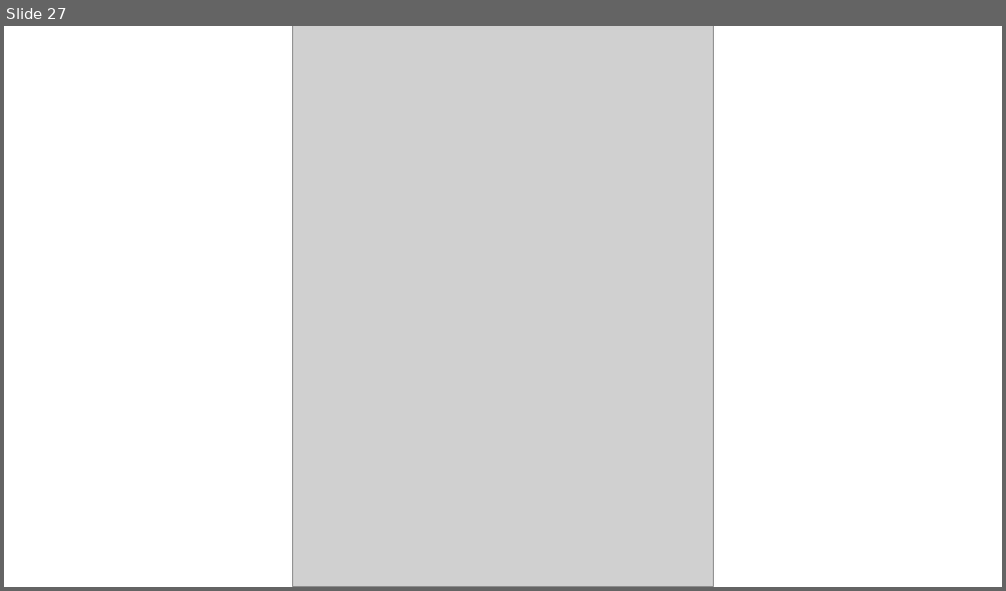
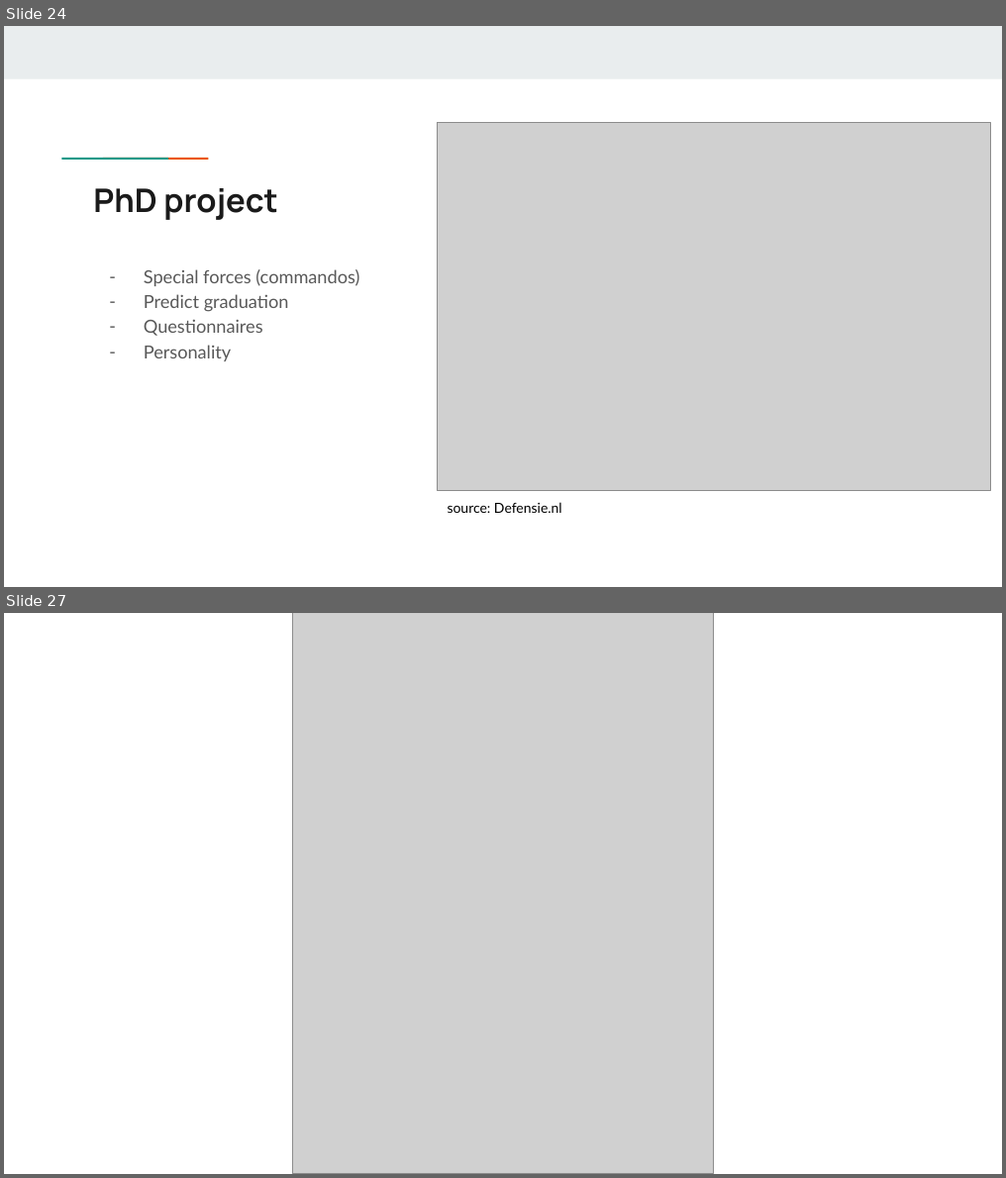
Before and after one commit to rikhuijzer/BayesianAssignment.jl, a slide deck: presentation/Bayesian assignment.pptx. Shown one above the other, each under a label of ours: slide 27 before the commit, slides 24 and 27 after it; the slides between them are not shown. The pictures are 1006x591 and 1006x1178 pixels, drawn with LibreOffice and Linux fonts; fonts in the diff are those of the drawing; grey boxes stand for pictures. Boxes give left, top, right and bottom in pixels: in the first picture for what was removed or moved away, otherwise in the second. Text is boxed around its words. In the diff, an @@ line names an element or a change of style, - is before the commit and + after.

```diff
--- a/presentation/Bayesian assignment.pptx
+++ b/presentation/Bayesian assignment.pptx
@@ slide 24 added at bbox=[4, 26, 1002, 587], background #FFFFFF @@
@@ rectangle added at bbox=[4, 26, 1002, 78], fill #E9EDEE @@
@@ picture added at bbox=[437, 123, 990, 491] @@
@@ rectangle added at bbox=[95, 156, 136, 161], fill #1A9988 @@
@@ rectangle added at bbox=[135, 156, 175, 161], fill #EB5600 @@
@@ title added at bbox=[93, 188, 277, 220], 23.4 pt, text #1A1A1A, bold @@
+PhD project
@@ text added at bbox=[144, 270, 359, 362], 13 pt, text #595959 @@
+– Special forces (commandos)
+– Predict graduation
+– Questionnaires
+– Personality
@@ text added at bbox=[448, 502, 562, 513], 10 pt, text #000000 @@
+source: Defensie.nl
```
Also in this commit, not shown: 2 slides changed, 15 other slides added, 6 slides removed.
